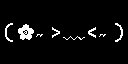
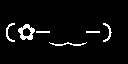
The second 128×64 image is a revision of the first. Changes to its layers:
added layer "blink" above "innocent" over (x1=6, y1=23, x2=112, y2=46)
hid "blush" over (x1=5, y1=23, x2=123, y2=42)
